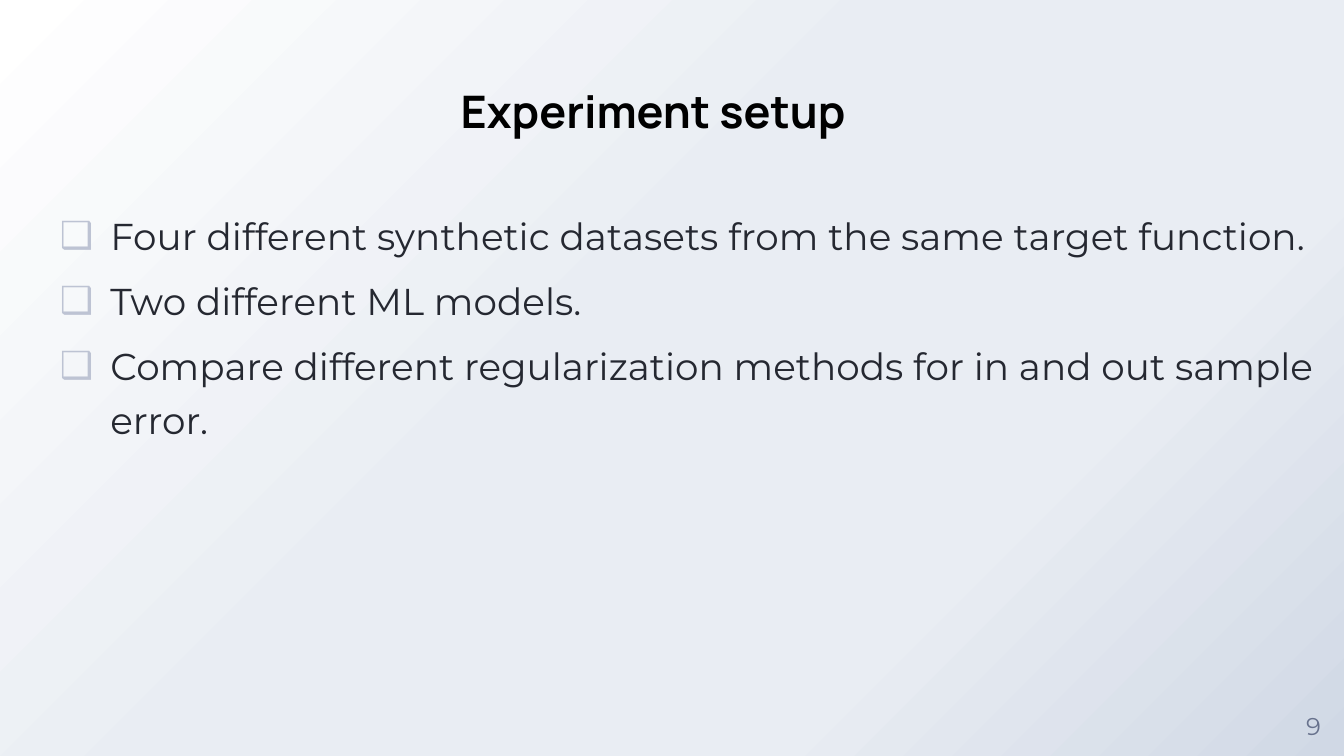
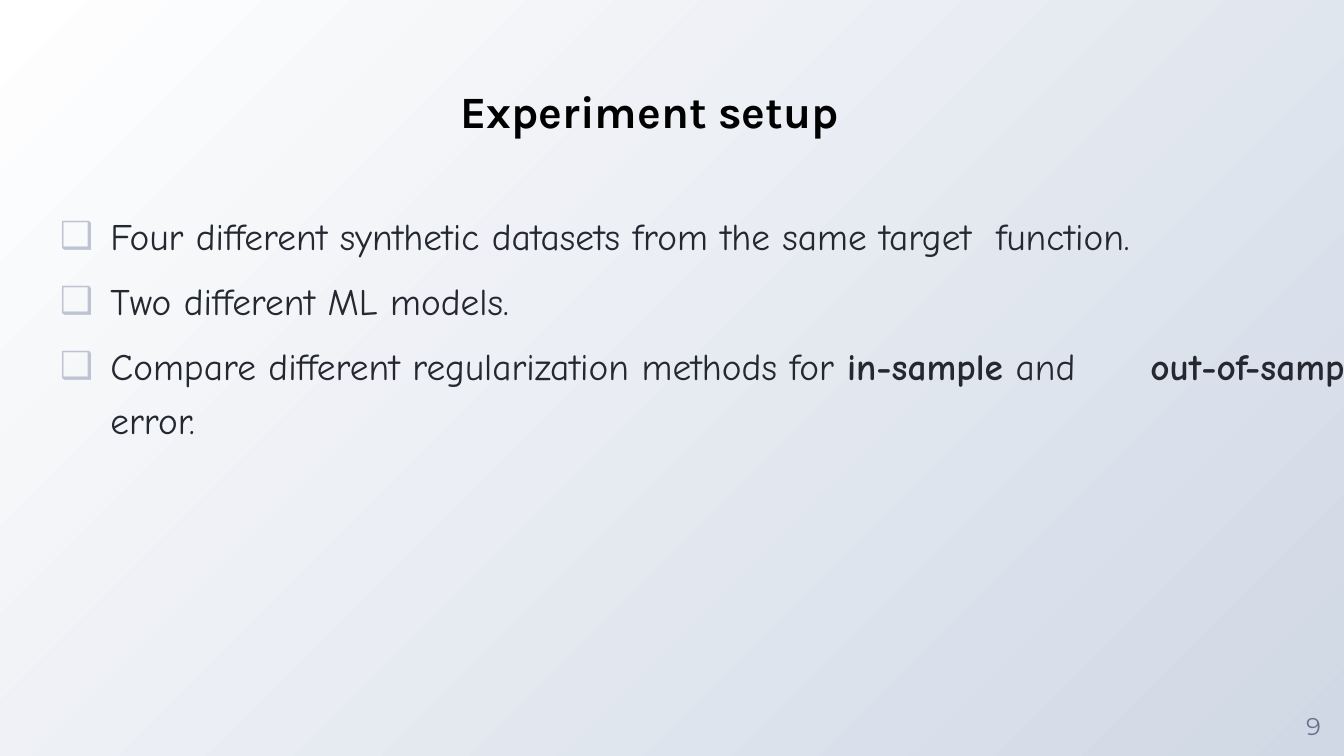
Before and after one commit to whalit/SFML-Project, a slide deck: slide 9 of PPT presentation.pptx. Drawn at 1344x756 pixels with LibreOffice and Linux fonts; fonts in the diff are those of the drawing; background and template pictures are left out. Boxes give left, top, right and bottom in pixels: in the first picture for what was removed or moved away, otherwise in the second. Text is boxed around its words. In the diff, an @@ line names an element or a change of style, - is before the commit and + after.

```diff
--- a/PPT presentation.pptx
+++ b/PPT presentation.pptx
@@ background gradient #FFFFFF to #E9EDF3 to #D0D8E5 to gradient #D0D8E5 to #FFFFFF @@
@@ text "Experiment setup" at (461,96,838,139): font Manrope to Karla @@
@@ text at (110,224,1130,316): font Montserrat to Comic Neue in "Four different synthetic datasets from the same ...", "Two different ML models." @@
@@ text at (110,354,1344,388): text changed; font Montserrat to Comic Neue @@
-❑ Compare different regularization methods for in and out sample error.
+❑ Compare different regularization methods for in-sample and out-of-sample error.
```
Also in this commit, not shown: 21 other slides changed.
